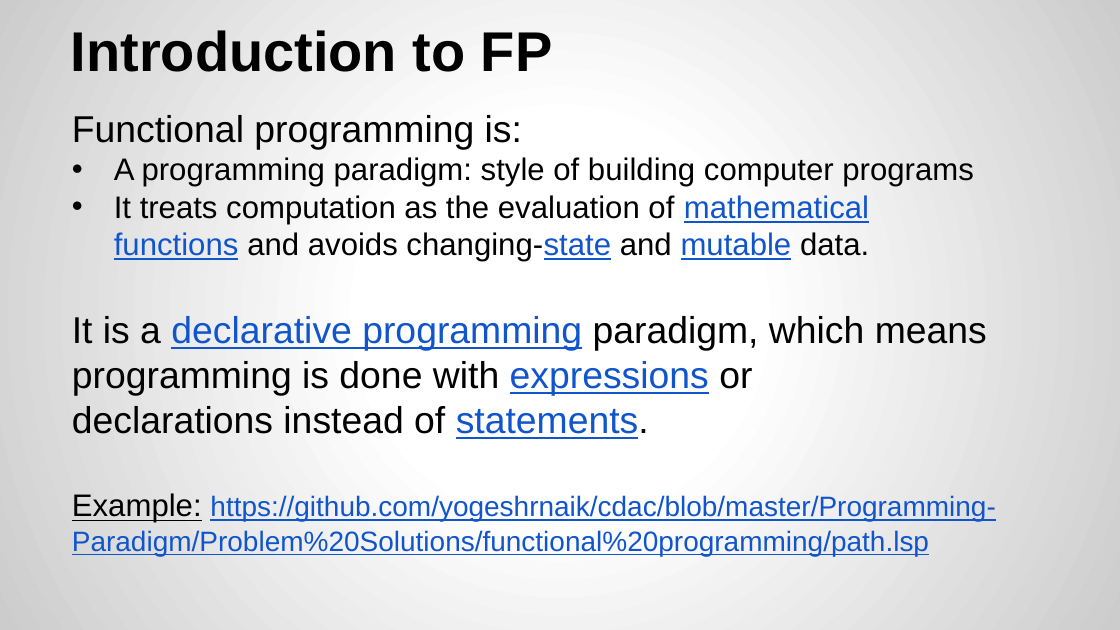
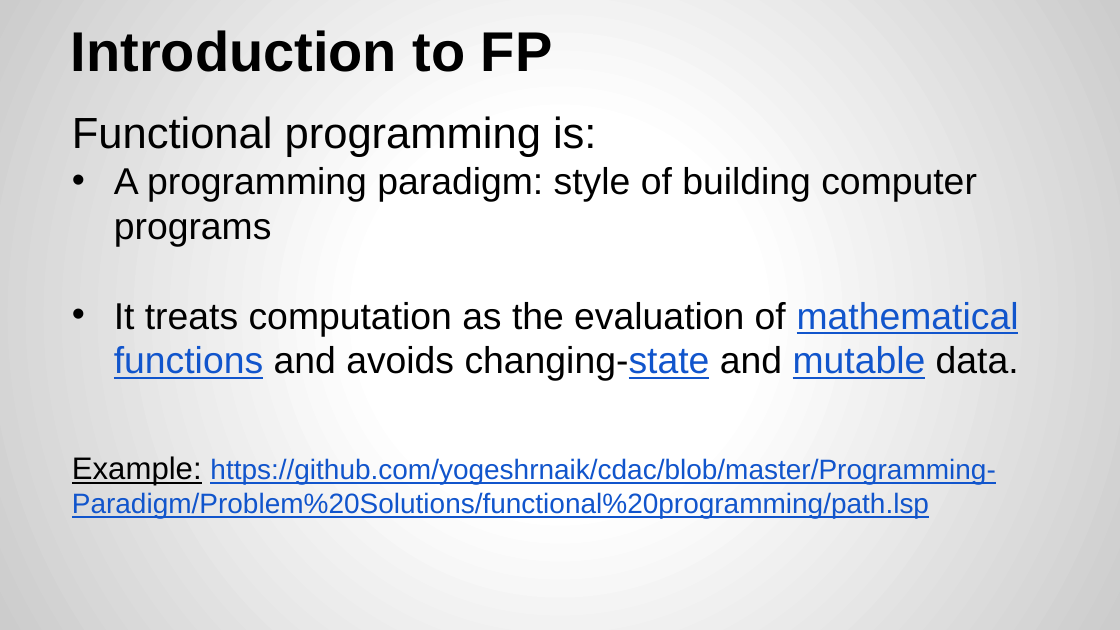
Before and after one commit to yogeshrnaik/presentations, a slide deck: slide 6 of Functional Programming with Java 8.pptx. Drawn at 1120x630 pixels with LibreOffice and Linux fonts; fonts in the diff are those of the drawing. Boxes give left, top, right and bottom in pixels: in the first picture for what was removed or moved away, otherwise in the second. Text is boxed around its words. In the diff, an @@ line names an element or a change of style, - is before the commit and + after.

```diff
--- a/Functional Programming with Java 8.pptx
+++ b/Functional Programming with Java 8.pptx
@@ text at [72,116,1019,381]: size 24 to 28 pt in "Functional programming is:"; size 20 to 24 pt in "A programming paradigm: style of building computer ...", "It treats computation as the evaluation of ..." @@
@@ text at [72,316,987,439]: paragraph removed @@
-It is a declarative programming paradigm, which means programming is done with expressions or declarations instead of statements.
```
Also in this commit, not shown: 7 other slides changed, 5 slides added.
